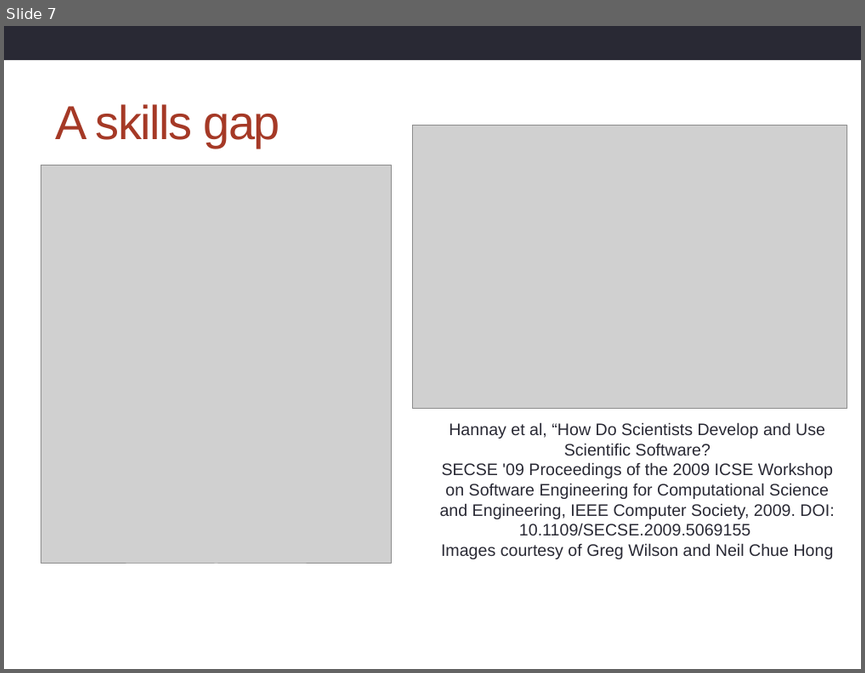
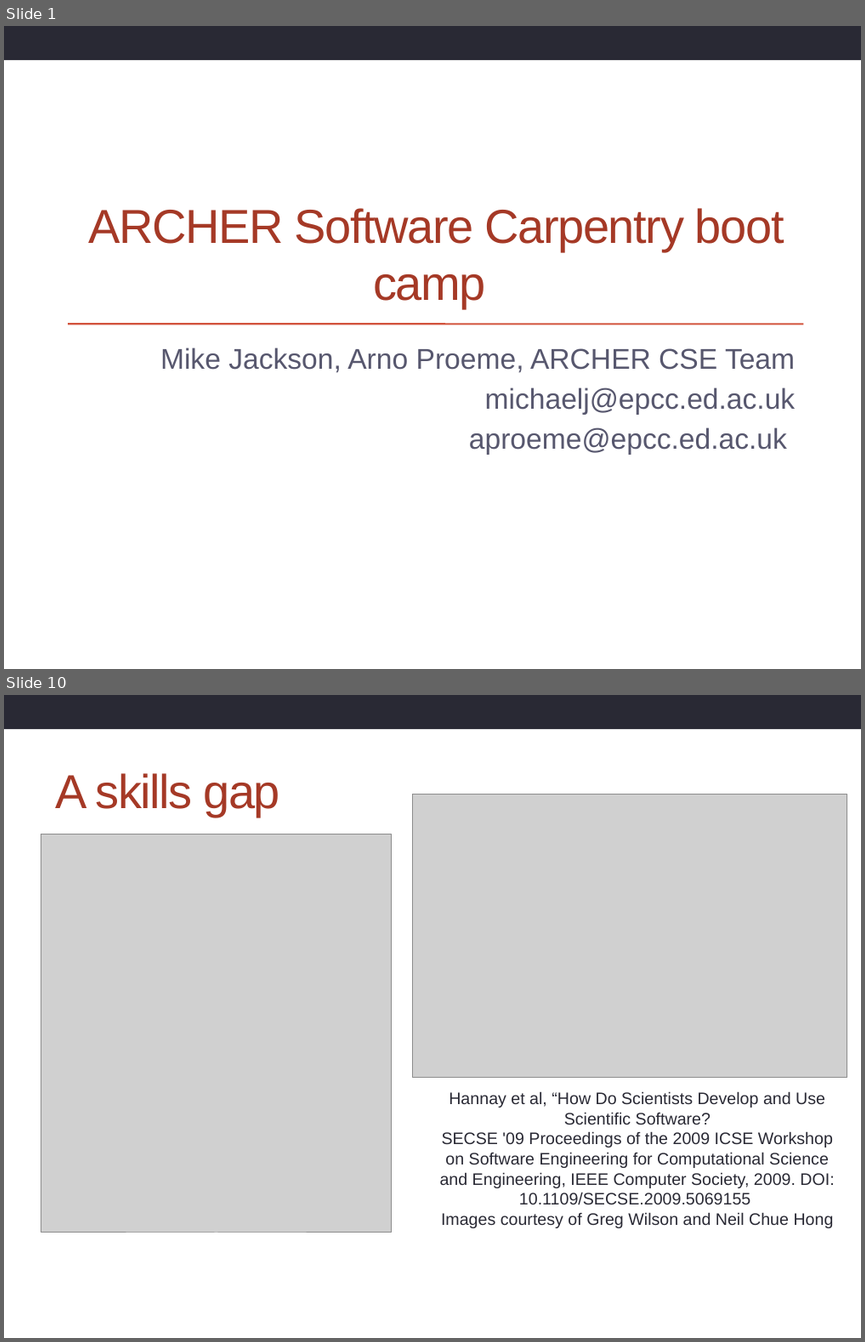
Before and after one commit to hpcarcher/2014-09-16-imperial, a slide deck: archer/Introduction.pptx. Shown one above the other, each under a label of ours: slide 7 before the commit, slides 1 and 10 after it; the slides between them are not shown. The pictures are 865x673 and 865x1342 pixels, drawn with LibreOffice and Linux fonts; fonts in the diff are those of the drawing; grey boxes stand for pictures; background and template pictures are left out. Boxes give left, top, right and bottom in pixels: in the first picture for what was removed or moved away, otherwise in the second. Text is boxed around its words. In the diff, an @@ line names an element or a change of style, - is before the commit and + after.

```diff
--- a/archer/Introduction.pptx
+++ b/archer/Introduction.pptx
@@ slide 1 added at [4, 26, 861, 669], background #FFFFFF; not listed: 1 template element that a slide beside it also shows @@
@@ title added at [89, 208, 784, 308], 40 pt, text #A53926 @@
+ARCHER Software Carpentry boot camp
@@ line added from (69, 324) to (803, 324), #D2533C 1.5 pt @@
@@ subtitle added at [160, 347, 795, 454], 24 pt, text #57576E @@
+Mike Jackson, Arno Proeme, ARCHER CSE Team
+michaelj@epcc.ed.ac.uk
+aproeme@epcc.ed.ac.uk
@@ what was slide 7 is now slide 10 @@
```
Also in this commit, not shown: 5 slides changed, 6 other slides added, 2 slides removed, 6 other files.
